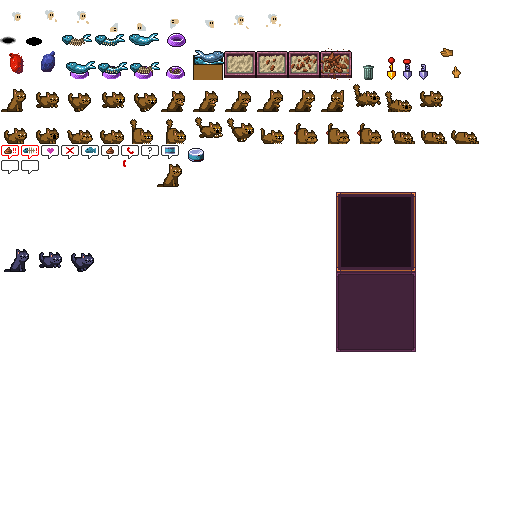
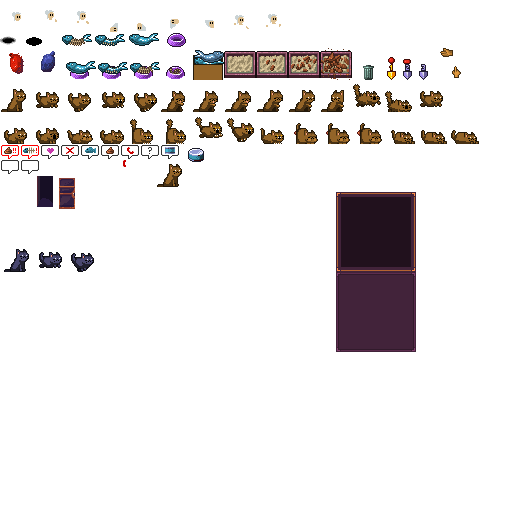
Layer changes from the first 512 x 512 image to the second:
added layer "Layer 2" above "Layer 1" over (x1=37, y1=176, x2=75, y2=209)
added layer "Layer 1" above "tiles" over (x1=37, y1=176, x2=53, y2=207)
